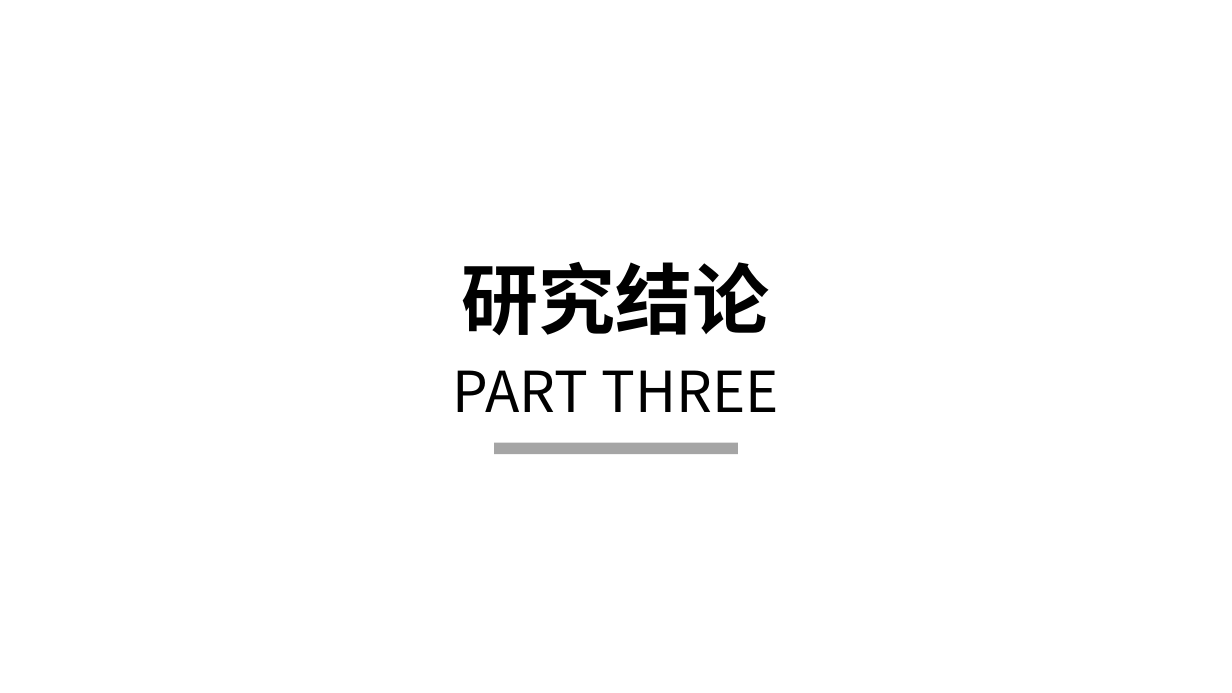
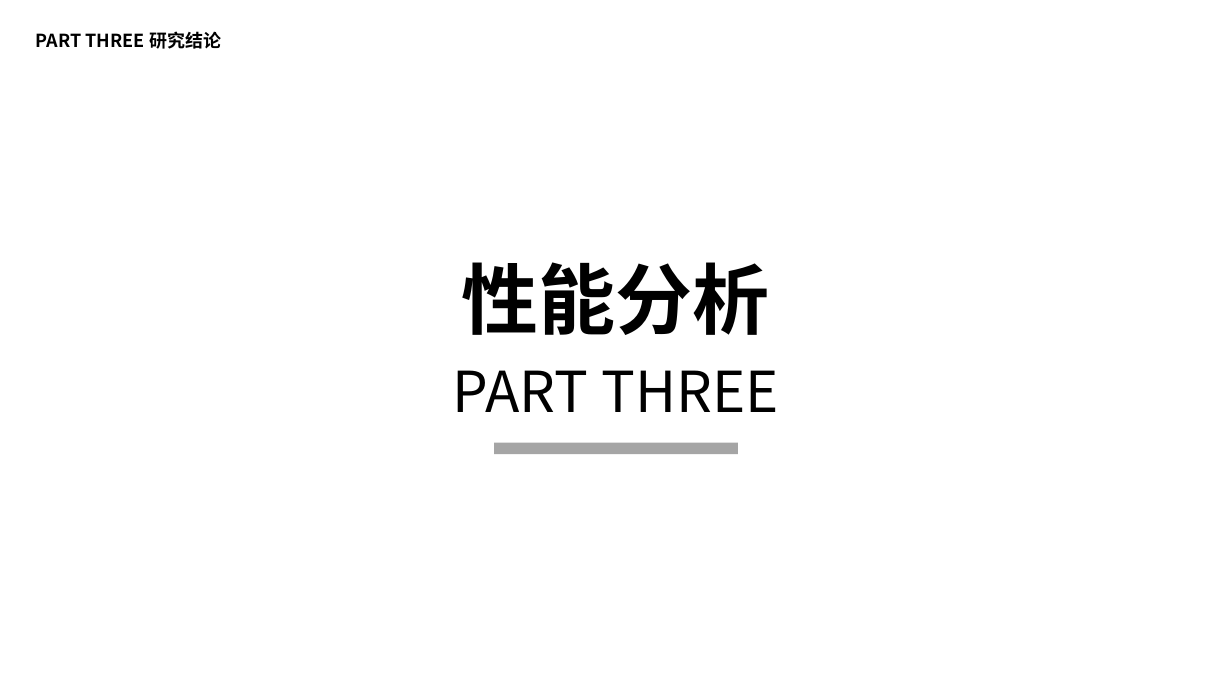
Before and after one commit to zhaobingcn/mypaper, a slide deck: slide 23 of 赵炳-答辩报告 [自动保存].pptx. Drawn at 1232x693 pixels with LibreOffice and Linux fonts; fonts in the diff are those of the drawing; background and template pictures are left out. Boxes give left, top, right and bottom in pixels: in the first picture for what was removed or moved away, otherwise in the second. Text is boxed around its words. In the diff, an @@ line names an element or a change of style, - is before the commit and + after.

```diff
--- a/赵炳-答辩报告 [自动保存].pptx
+++ b/赵炳-答辩报告 [自动保存].pptx
@@ text added at (36, 31, 221, 49), 14 pt, text #000000, bold @@
+PART THREE 研究结论
@@ text at (462, 262, 770, 335): text changed @@
-研究结论
+性能分析
```
Also in this commit, not shown: 15 other slides changed, 14 slides added, 13 slides removed, 1 other file.
